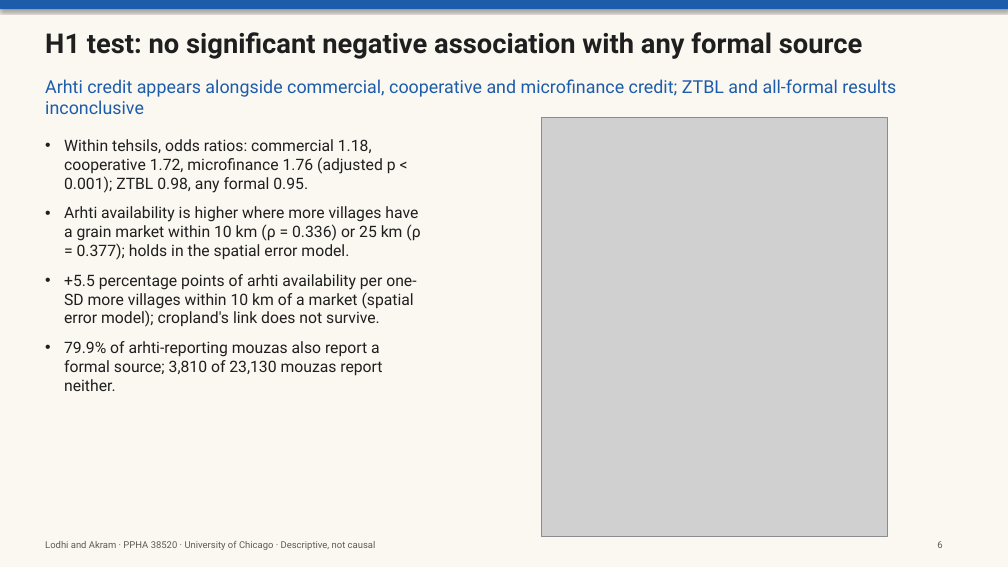
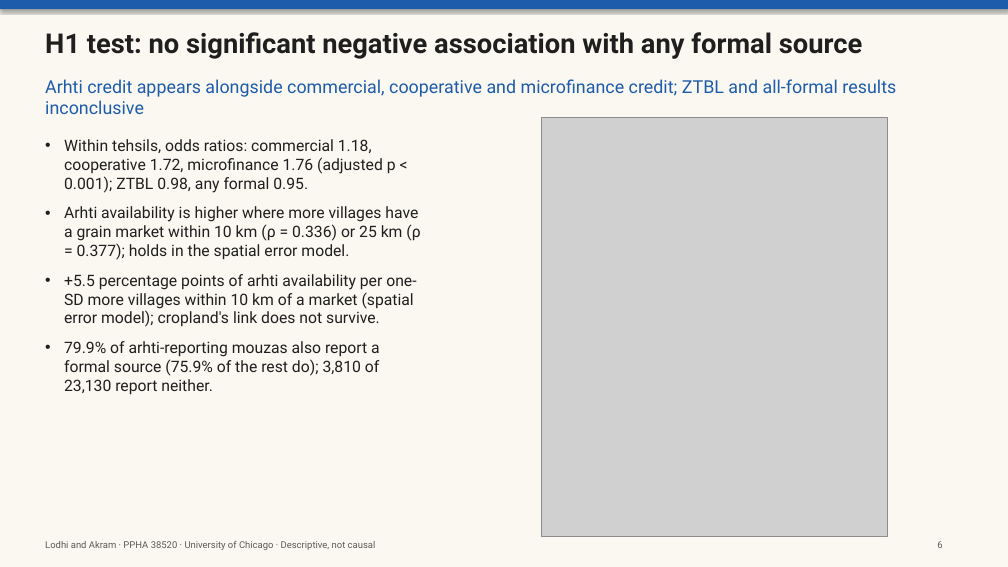
Before and after one commit to ahmedrazakhanlodhi/arhti-project, a slide deck: slide 6 of outputs/slides/arhti_slides.pptx. Drawn at 1008x567 pixels with LibreOffice and Linux fonts; fonts in the diff are those of the drawing; grey boxes stand for pictures. Boxes give left, top, right and bottom in pixels: in the first picture for what was removed or moved away, otherwise in the second. Text is boxed around its words. In the diff, an @@ line names an element or a change of style, - is before the commit and + after.

```diff
--- a/outputs/slides/arhti_slides.pptx
+++ b/outputs/slides/arhti_slides.pptx
@@ text at <box>64,341,380,395</box>: text changed @@
-• 79.9% of arhti-reporting mouzas also report a formal source; 3,810 of 23,130 mouzas report neither.
+• 79.9% of arhti-reporting mouzas also report a formal source (75.9% of the rest do); 3,810 of 23,130 report neither.
```
Also in this commit, not shown: 16 other files.
